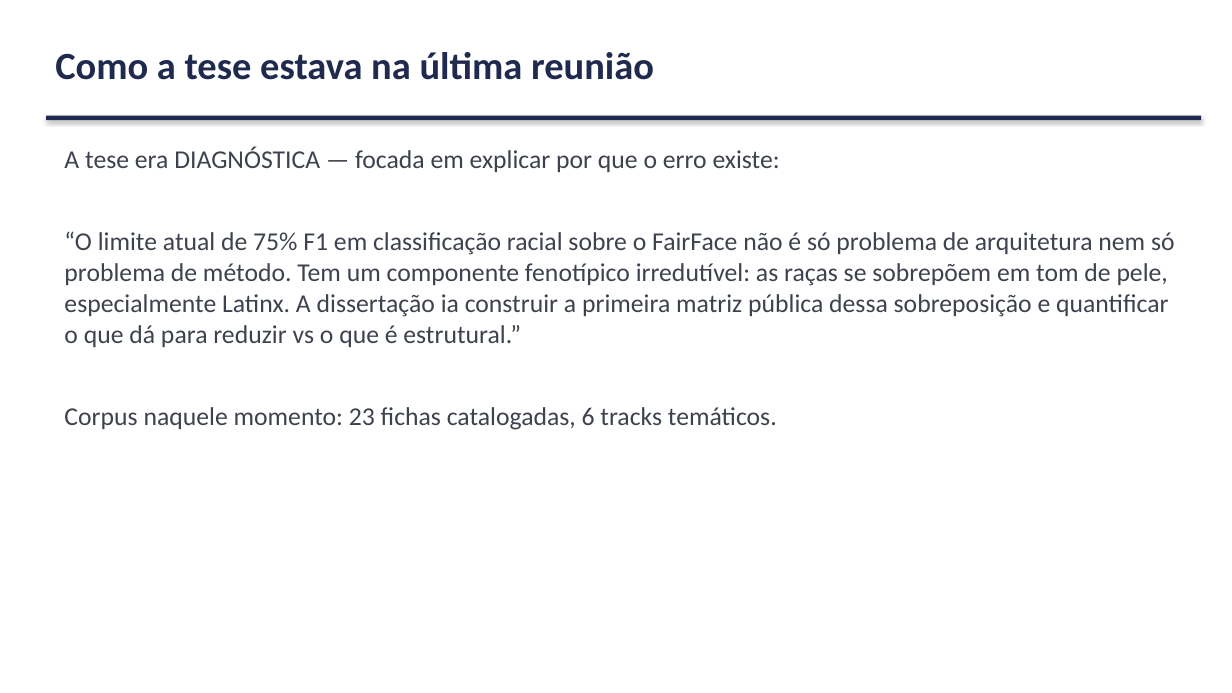
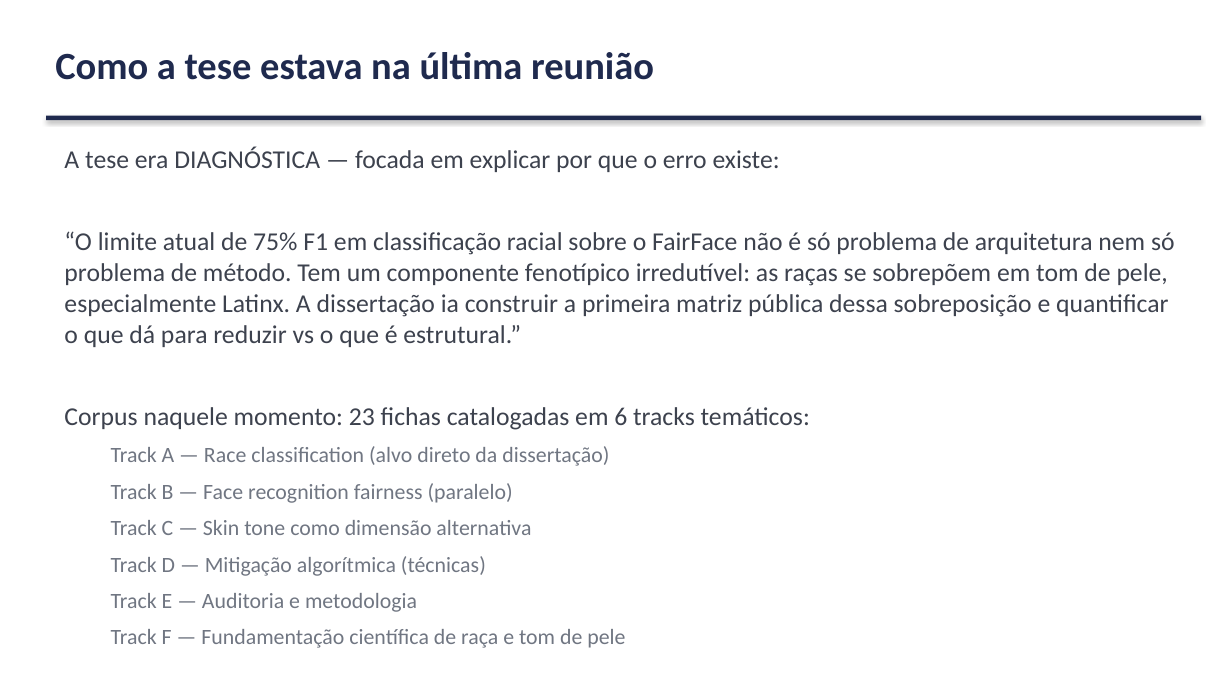
Before and after one commit to marcellozzetti/Facial-Recognition-Models-Mitigating-Bias, a slide deck: slide 4 of docs/ativo/material_reuniao_orientador_v3.2.1.pptx. Drawn at 1232x693 pixels with LibreOffice and Linux fonts; fonts in the diff are those of the drawing. Boxes give left, top, right and bottom in pixels: in the first picture for what was removed or moved away, otherwise in the second. Text is boxed around its words. In the diff, an @@ line names an element or a change of style, - is before the commit and + after.

```diff
--- a/docs/ativo/material_reuniao_orientador_v3.2.1.pptx
+++ b/docs/ativo/material_reuniao_orientador_v3.2.1.pptx
@@ text at box(64, 407, 810, 648): text changed; size 20 to 17 pt; text colour #3D424E to #707682 @@
-Corpus naquele momento: 23 fichas catalogadas, 6 tracks temáticos.
+Corpus naquele momento: 23 fichas catalogadas em 6 tracks temáticos:
+  Track A — Race classification (alvo direto da dissertação)
+  Track B — Face recognition fairness (paralelo)
+  Track C — Skin tone como dimensão alternativa
+  Track D — Mitigação algorítmica (técnicas)
+  Track E — Auditoria e metodologia
+  Track F — Fundamentação científica de raça e tom de pele
```
Also in this commit, not shown: 1 other file.
